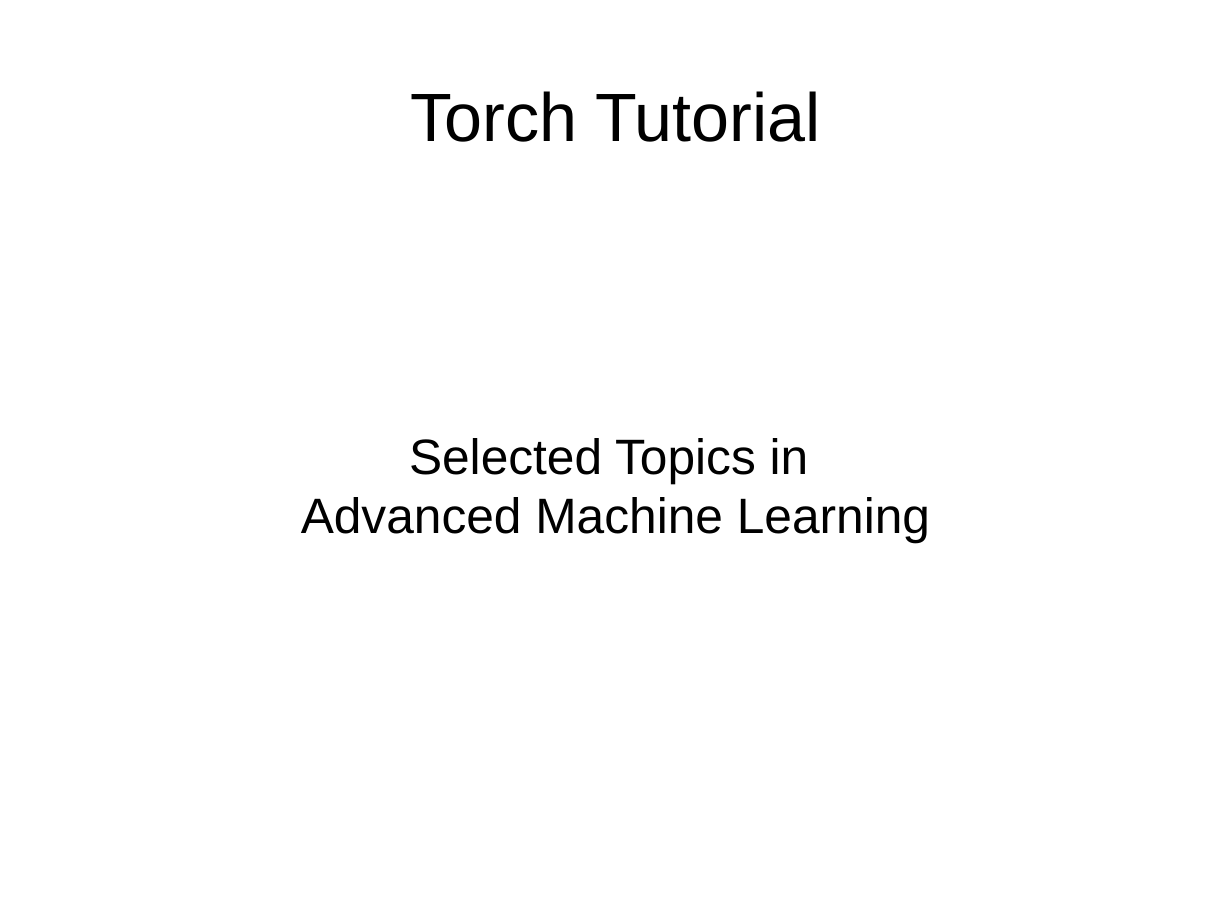
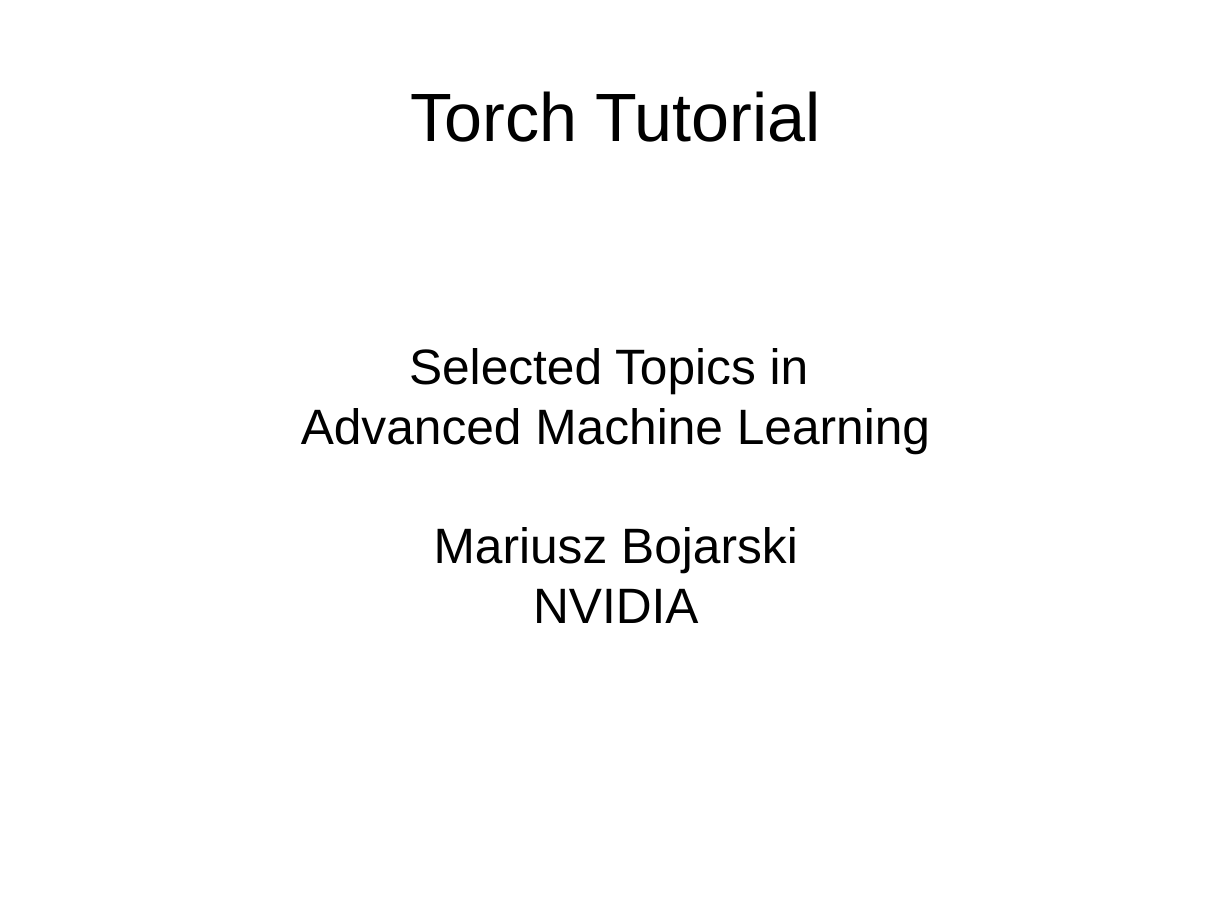
Before and after one commit to mbojarski/Tutorials, a slide deck: slide 1 of Tutorial.odp. Drawn at 1232x924 pixels with LibreOffice and Linux fonts; fonts in the diff are those of the drawing. Boxes give left, top, right and bottom in pixels: in the first picture for what was removed or moved away, otherwise in the second. Text is boxed around its words. In the diff, an @@ line names an element or a change of style, - is before the commit and + after.

```diff
--- a/Tutorial.odp
+++ b/Tutorial.odp
@@ subtitle at bbox=[434, 527, 798, 623]: paragraphs added @@
+Mariusz Bojarski
+NVIDIA
```
Also in this commit, not shown: 1 other slide changed, 1 other file.
